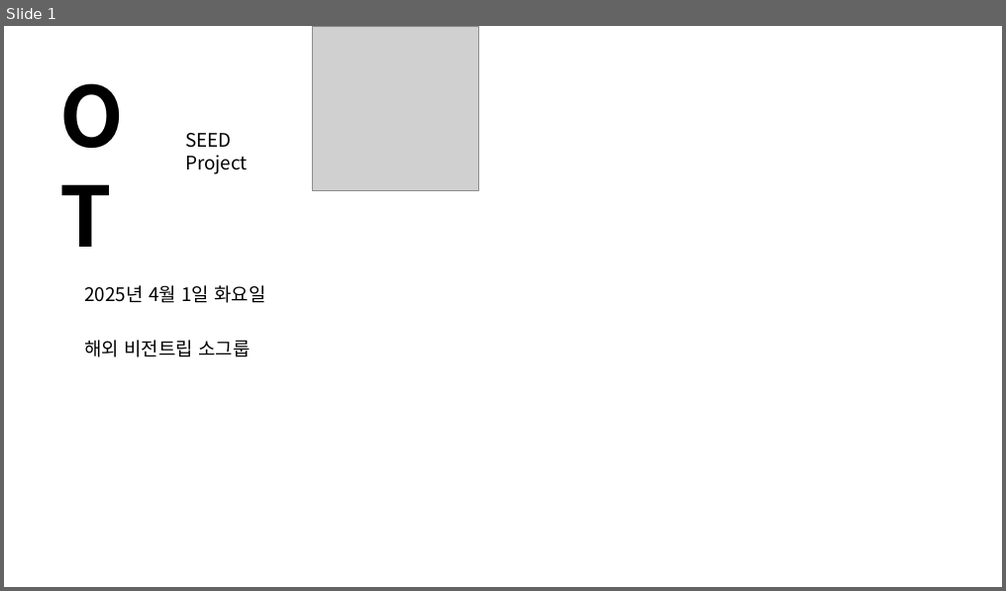
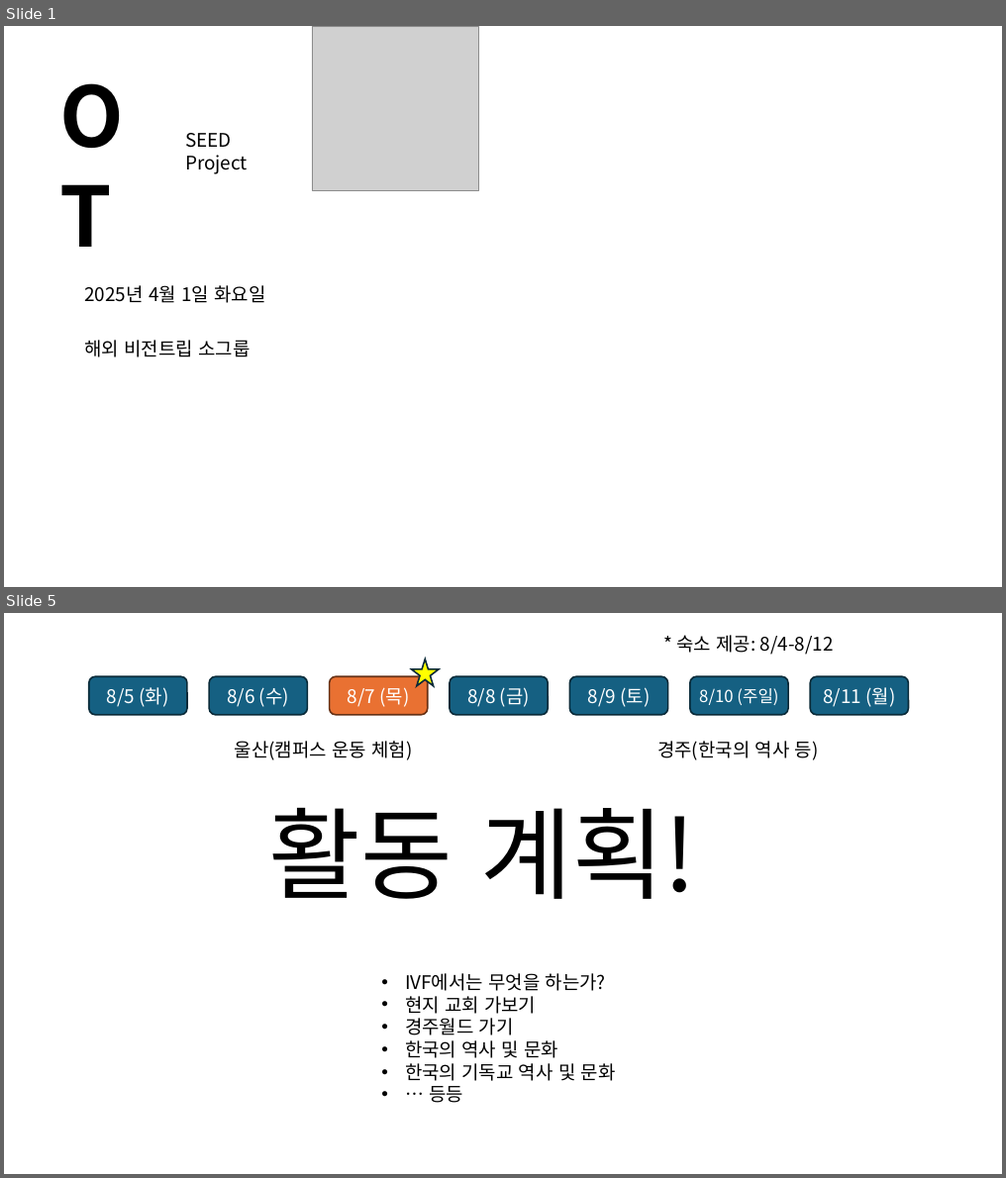
Before and after one commit to 51SB-ANTIMONY/2025-1_UNISTIVF-SEED, a slide deck: PPT/week5_필리핀 친구들 맞이할 준비하기_20250401.pptx. Shown one above the other, each under a label of ours: slide 1 before the commit, slides 1 and 5 after it; the slides between them are not shown. The pictures are 1006x591 and 1006x1178 pixels, drawn with LibreOffice and Linux fonts; fonts in the diff are those of the drawing; grey boxes stand for pictures. Boxes give left, top, right and bottom in pixels: in the first picture for what was removed or moved away, otherwise in the second. Text is boxed around its words. In the diff, an @@ line names an element or a change of style, - is before the commit and + after.

```diff
--- a/PPT/week5_필리핀 친구들 맞이할 준비하기_20250401.pptx
+++ b/PPT/week5_필리핀 친구들 맞이할 준비하기_20250401.pptx
@@ slide 5 added at [4,613,1002,1174], background #FFFFFF @@
@@ text added at [677,635,834,655], 18 pt, text #000000 @@
+* 숙소 제공: 8/4-8/12
@@ star added at [412,660,439,686], fill #FFFF00, outline #092A39 1.5 pt @@
@@ rounded rectangle added at [88,676,187,715], fill #156082, outline #092A39 1.5 pt, 18 pt, text #FFFFFF @@
+8/5 (화)
@@ rounded rectangle added at [209,676,307,715], fill #156082, outline #092A39 1.5 pt, 18 pt, text #FFFFFF @@
+8/6 (수)
@@ rounded rectangle added at [330,676,428,715], fill #E97132, outline #663216 1.5 pt, 18 pt, text #FFFFFF @@
+8/7 (목)
@@ rounded rectangle added at [450,676,548,715], fill #156082, outline #092A39 1.5 pt, 18 pt, text #FFFFFF @@
+8/8 (금)
@@ rounded rectangle added at [570,676,668,715], fill #156082, outline #092A39 1.5 pt, 18 pt, text #FFFFFF @@
+8/9 (토)
@@ rounded rectangle added at [690,676,788,715], fill #156082, outline #092A39 1.5 pt, 16 pt, text #FFFFFF @@
+8/10 (주일)
@@ rounded rectangle added at [810,676,908,715], fill #156082, outline #092A39 1.5 pt, 18 pt, text #FFFFFF @@
+8/11 (월)
@@ text added at [235,741,412,761], 18 pt, text #000000 @@
+울산(캠퍼스 운동 체험)
@@ text added at [657,741,819,761], 18 pt, text #000000 @@
+경주(한국의 역사 등)
@@ text added at [269,807,696,899], 96 pt, text #000000 @@
+활동 계획!
@@ text added at [405,973,616,1103], 18 pt, text #000000 @@
+• IVF에서는 무엇을 하는가?
+• 현지 교회 가보기
+• 경주월드 가기
+• 한국의 역사 및 문화
+• 한국의 기독교 역사 및 문화
+• … 등등
```
Also in this commit, not shown: 3 other slides added, 1 slide removed.
